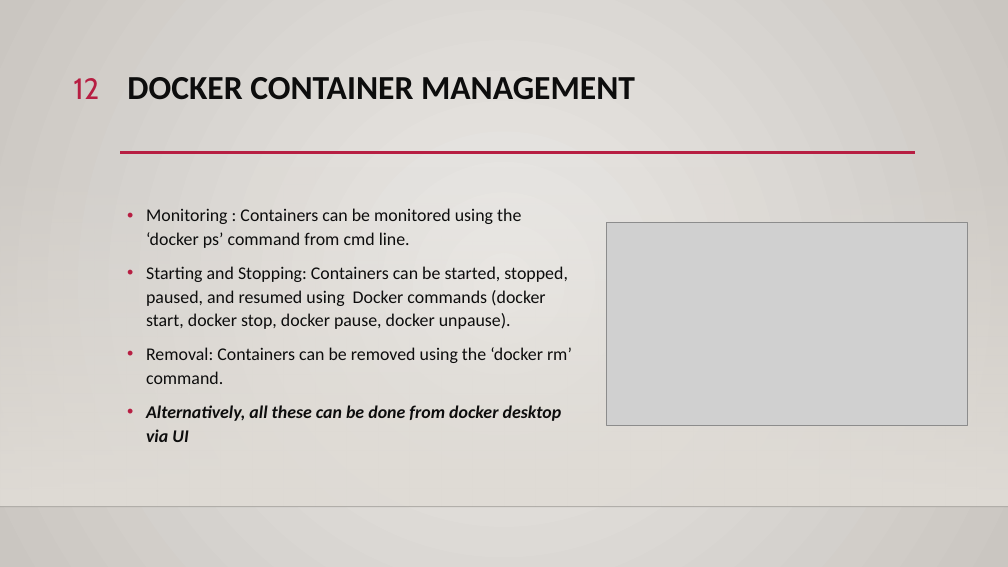
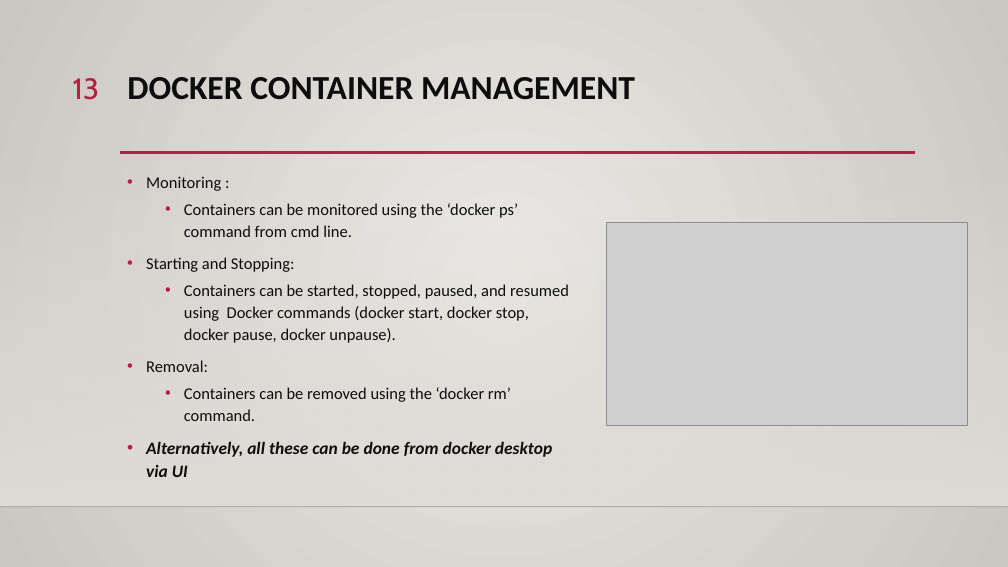
Before and after one commit to ddum-sutd/docker_workshop, a slide deck: slide 13 of Docker_workshop.pptx (slide 12 before the commit). Drawn at 1008x567 pixels with LibreOffice and Linux fonts; fonts in the diff are those of the drawing; grey boxes stand for pictures; background and template pictures are left out. Boxes give left, top, right and bottom in pixels: in the first picture for what was removed or moved away, otherwise in the second. Text is boxed around its words. In the diff, an @@ line names an element or a change of style, - is before the commit and + after.

```diff
--- a/Docker_workshop.pptx
+++ b/Docker_workshop.pptx
@@ page number at <box>73,78,99,100</box>: text changed @@
-12
+13
@@ text at <box>146,176,569,421</box>: text changed; size 17 to 15.7 pt @@
-• Monitoring : Containers can be monitored using the ‘docker ps’ command from cmd line.
-• Starting and Stopping: Containers can be started, stopped, paused, and resumed using Docker commands (docker start, docker stop, docker pause, docker unpause).
-• Removal: Containers can be removed using the ‘docker rm’ command.
+• Monitoring :
+  • Containers can be monitored using the ‘docker ps’ command from cmd line.
+• Starting and Stopping:
+  • Containers can be started, stopped, paused, and resumed using Docker commands (docker start, docker stop, docker pause, docker unpause).
+• Removal:
+  • Containers can be removed using the ‘docker rm’ command.
@@ text at <box>146,441,552,477</box>: size 17 to 16.6 pt in "Alternatively, all these can be done from ..." @@
```
Also in this commit, not shown: 11 other slides changed, 1 slide added.
